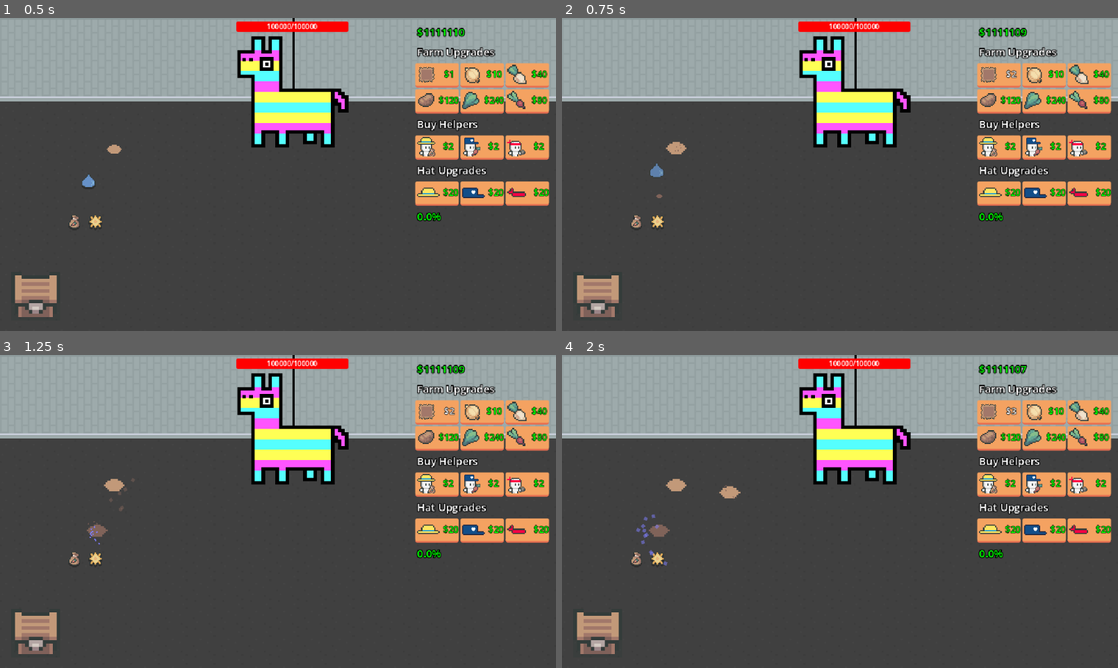
Above: before the commit, frames 1-4 (two rows, left to right).
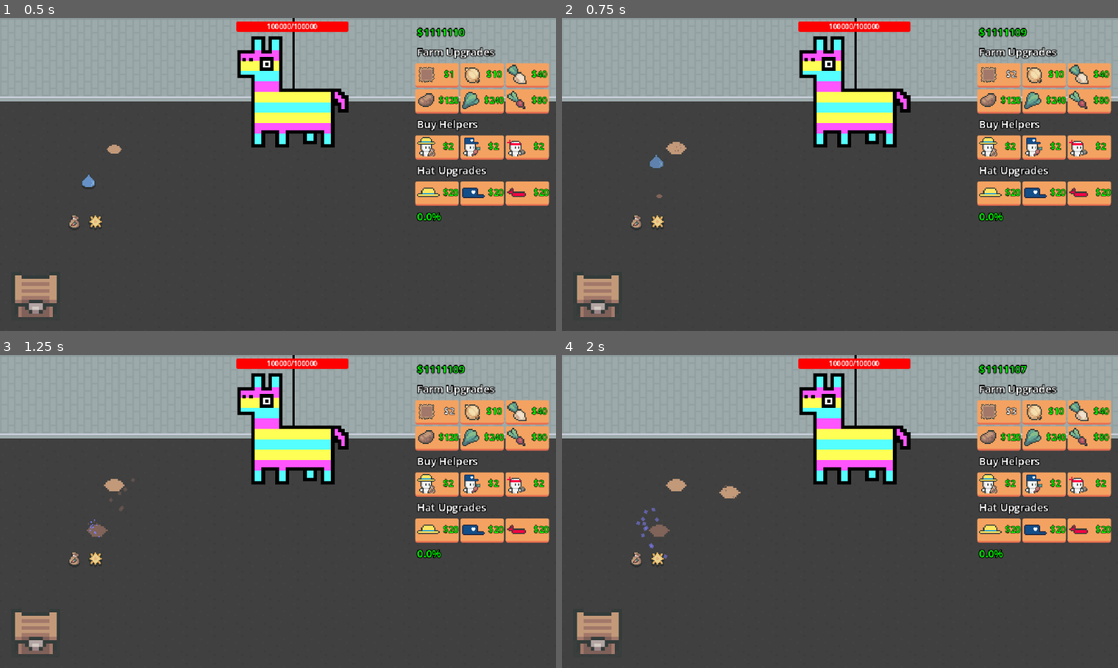
Above: after the commit, the same moments.

Repository: eric-marsh/farminata
Game: Godot game, scene res://scene/scene_switcher.tscn
Two runs of this game, one before a commit and one after it. Both use one fixed random seed, a clock stepped at 60 frames per second and the inputs below. Sound files missing from this copy of the repository are replaced by a short silence.
Inputs:
- Up to frame 1 (0.5 s): no input
- Up to frame 2 (0.75 s): click "$1" at 0.5 s
- Up to frame 3 (1.25 s): no input
- Up to frame 4 (2 s): click "$2" at 1.25 s

Frame 1 is identical in both runs. In frame 2, 0.1% of the frame differs, in the area x 15-19%, y 43-51%; in frame 3, less than 0.1%; in frame 4, 0.2%, in the area x 13-19%, y 48-68%.

Commit message:
different color dirt

Diff:
--- a/script/droppable.gd
+++ b/script/droppable.gd
@@ -57,7 +57,7 @@
 		moving_to_target = true
 
 	if is_dragging:
-		global_transform.origin = get_global_mouse_position()
+		global_transform.origin = get_global_mouse_position() + Vector2(0, 8)
 
 
 	if is_hat and Globals.Main.global_timer % 1 == 0:
--- a/script/enum.gd
+++ b/script/enum.gd
@@ -4,7 +4,7 @@
 Carrot_Seed, Carrot, Onion_Seed, Onion, Turnip_Seed, Turnip, Potato_Seed, Potato, Kale_Seed, Kale, Radish_Seed, Radish,
 Farm_Hat, Delivery_Hat, Attack_Hat
 }
-enum Plot_State { Dry, Wet }
+enum Plot_State { Dry, Wet, Grow }
 
 enum Plot_Growth_State { None, Seed, Partial_1, Partial_2, Full }
 enum Grow_Type { None, Carrot, Onion, Turnip, Potato, Kale, Radish }
--- a/script/helper/helper.gd
+++ b/script/helper/helper.gd
@@ -231,7 +231,7 @@
 
 				d.global_position = global_position
 				if helper_type == Enum.Helper_Type.Pluck:
-					DropUtil.create_apply_droppable_animation(d.drop_type, d.global_position, Globals.SellChestNode.global_position)
+					DropUtil.create_apply_droppable_animation(d.drop_type, d.global_position, Globals.SellChestNode.global_position - Vector2(0, 8))
 					Globals.SellChestNode.open_chest(d)
 					Globals.SellChestNode.sell_droppable(d, true)
 				else:
--- a/script/plot.gd
+++ b/script/plot.gd
@@ -16,7 +16,8 @@
 
 
 func _process(_delta: float) -> void:
-	animate_breeze()
+	if !is_growing:
+		animate_breeze()
 
 
 func animate_breeze():
@@ -44,7 +45,9 @@
 	if 	DropUtil.is_seed(d.drop_type):
 		if plot_growth_state == Enum.Plot_Growth_State.None:
 			grow_type = PlantUtil.drop_type_to_grow_type(d.drop_type)
+			var prev_plot_state = plot_state
 			set_next_growth_state()
+			plot_state = prev_plot_state # TODO: do this the right way
 			cleanup_droppable(d)
 			update_image()
 		return
@@ -58,14 +61,14 @@
 
 	if d.drop_type == Enum.Drop_Type.Sun:
 		if plot_state == Enum.Plot_State.Wet and plot_growth_state != Enum.Plot_Growth_State.None:
-			plot_state = Enum.Plot_State.Dry
+			#plot_state = Enum.Plot_State.Dry
 			set_next_growth_state()
 			cleanup_droppable(d)
 			update_image()
 		return
 
 func cleanup_droppable(d: droppable) -> void:
-	DropUtil.create_apply_droppable_animation(d.drop_type, d.global_position, global_position)
+	DropUtil.create_apply_droppable_animation(d.drop_type, d.global_position, global_position - Vector2(0, 8))
 	d.delete()
 
 func reset_growth_state():
@@ -82,6 +85,7 @@
 			return
 		else:
 			is_growing = true
+			plot_state = Enum.Plot_State.Grow
 			animation_player.play("grow_crop")
 			animation_player.speed_scale = 0.5
 
@@ -90,6 +94,8 @@
 	plot_growth_state = stage.state
 	growth_stage_index += 1
 	is_growing = false
+	plot_state = Enum.Plot_State.Dry
+
 	update_image()
 	animation_player.play("pulse_crop")
 
@@ -98,7 +104,10 @@
 
 const PLOT_WET = preload("res://img/plot/plot_wet.png")
 const PLOT_DRY = preload("res://img/plot/plot_dry.png")
+const PLOT_GROW = preload("res://img/plot/plot_grow.png")
 const SEED = preload("res://img/plants/seed.png")
+
+
 
 func update_image():
 		match plot_state:
@@ -106,6 +115,8 @@
 				$Dirt.texture = PLOT_DRY
 			Enum.Plot_State.Wet:
 				$Dirt.texture = PLOT_WET
+			Enum.Plot_State.Grow:
+				$Dirt.texture = PLOT_GROW
 		if !is_growing:
 			$Plant.texture = PlantUtil.get_plant_img(plot_growth_state, grow_type)
 			$Plant.offset = Vector2(0, -4)
@@ -134,6 +145,7 @@
 		return
 	if anim_name == "grow_crop":
 		is_growing = false
+		plot_state = Enum.Plot_State.Dry
 		done_growing()
 		return
 	if anim_name == "popup_crop":
--- a/script/util.gd
+++ b/script/util.gd
@@ -130,7 +130,7 @@
 
 
 var current_skew: float = 0.0
-var skew_dir: float = 0.0001
+var skew_dir: float = 0.00001
 
 func update_breeze():
 	if abs(current_skew) > 0.15:
Binary file added: img/plot/plot_grow.png
Not shown, added: img/plot/plot_grow.png.import
